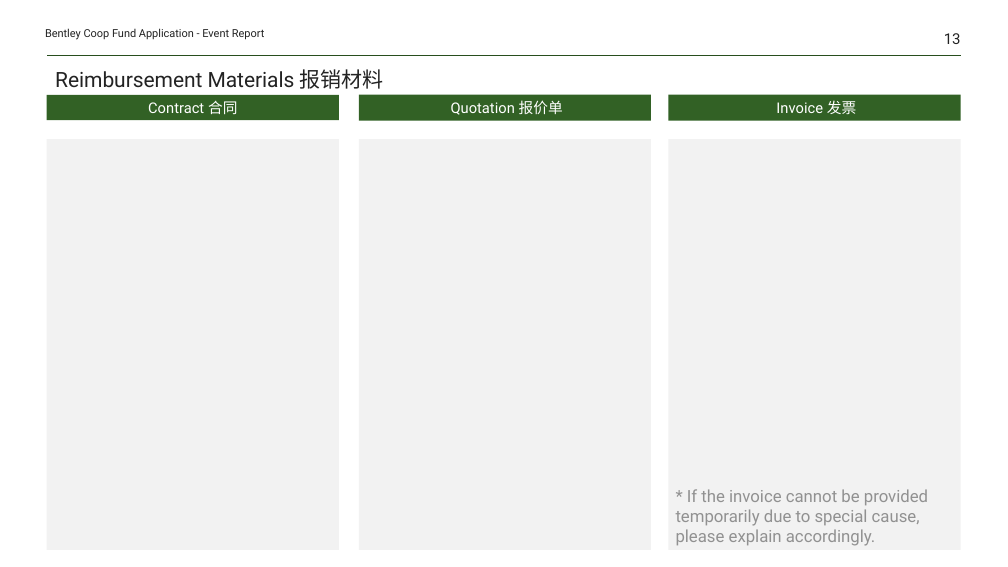
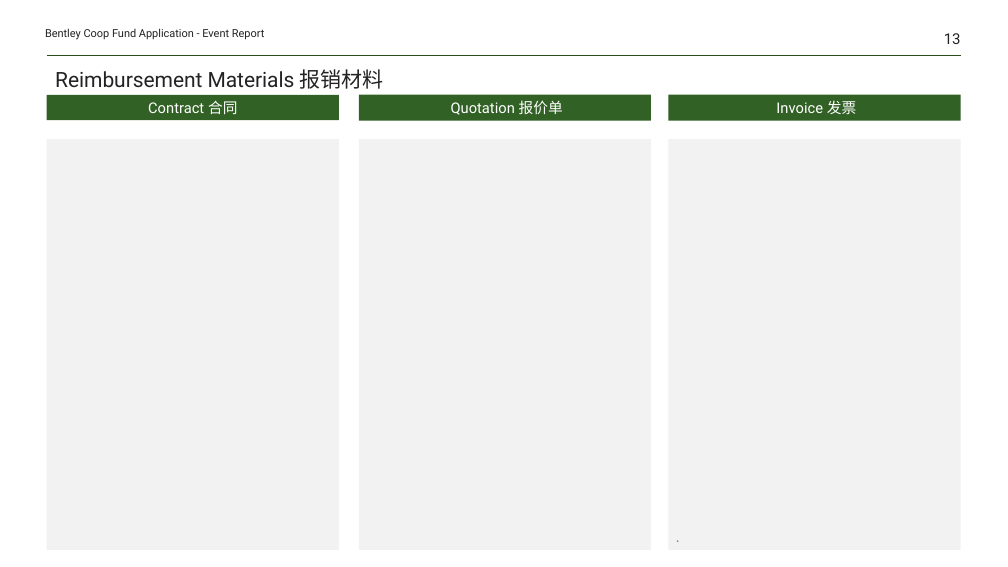
Before and after one commit to Yrtech-Tony/com.yrtech.Bentley.API.Upgrade, a slide deck: slide 13 of com.yrtech.bentleyAPI/com.yrtech.InventoryAPI/template/ReportOffLine.pptx. Drawn at 1008x567 pixels with LibreOffice and Linux fonts; fonts in the diff are those of the drawing. Boxes give left, top, right and bottom in pixels: in the first picture for what was removed or moved away, otherwise in the second. Text is boxed around its words. In the diff, an @@ line names an element or a change of style, - is before the commit and + after.

```diff
--- a/com.yrtech.bentleyAPI/com.yrtech.InventoryAPI/template/ReportOffLine.pptx
+++ b/com.yrtech.bentleyAPI/com.yrtech.InventoryAPI/template/ReportOffLine.pptx
@@ text in rectangle at <box>676,489,928,546</box>: text changed @@
-* If the invoice cannot be provided temporarily due to special cause, please explain accordingly.
+.
```
Also in this commit, not shown: 3 other slides changed, 5 other files.
